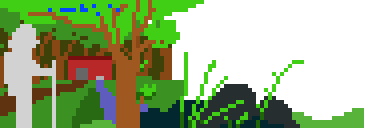
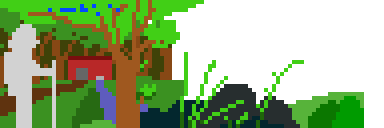
Revision of a layered 384 x 128 image; what changed, layer by layer:
added layer ">bush2" above ">bush1" over [332, 96, 364, 128]
added layer ">bush1" above ">cave" over [308, 100, 348, 128]
added layer ">cave" above "character" over [328, 104, 356, 128]
painted on "character" over [288, 92, 364, 120]
